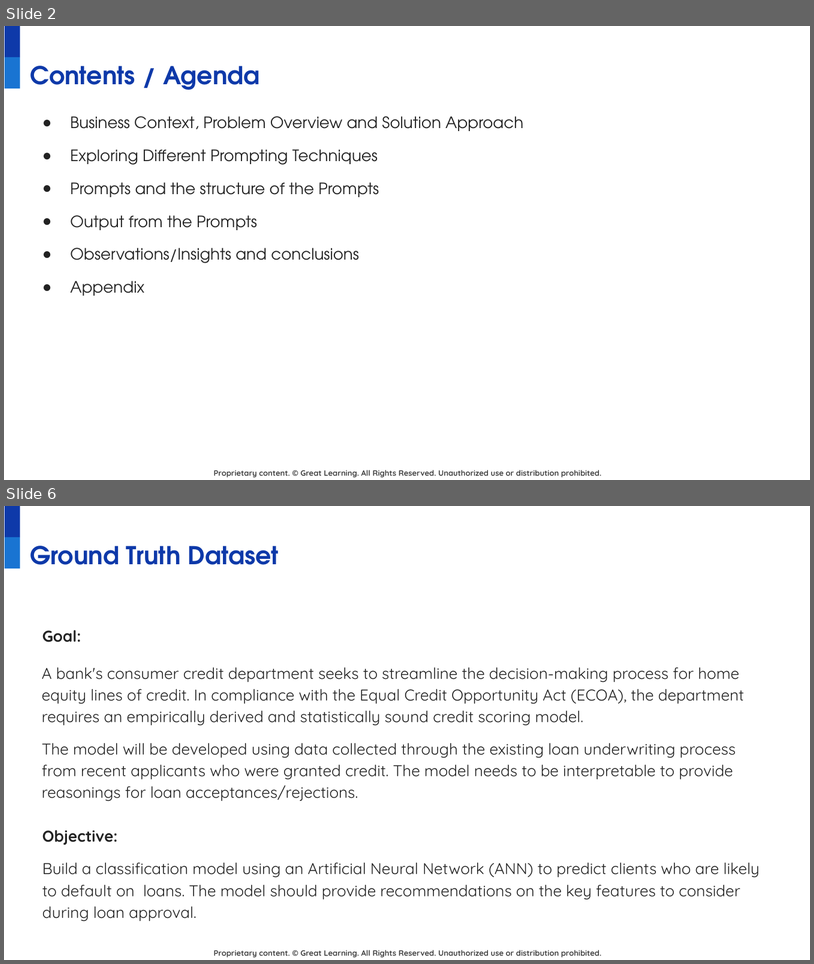
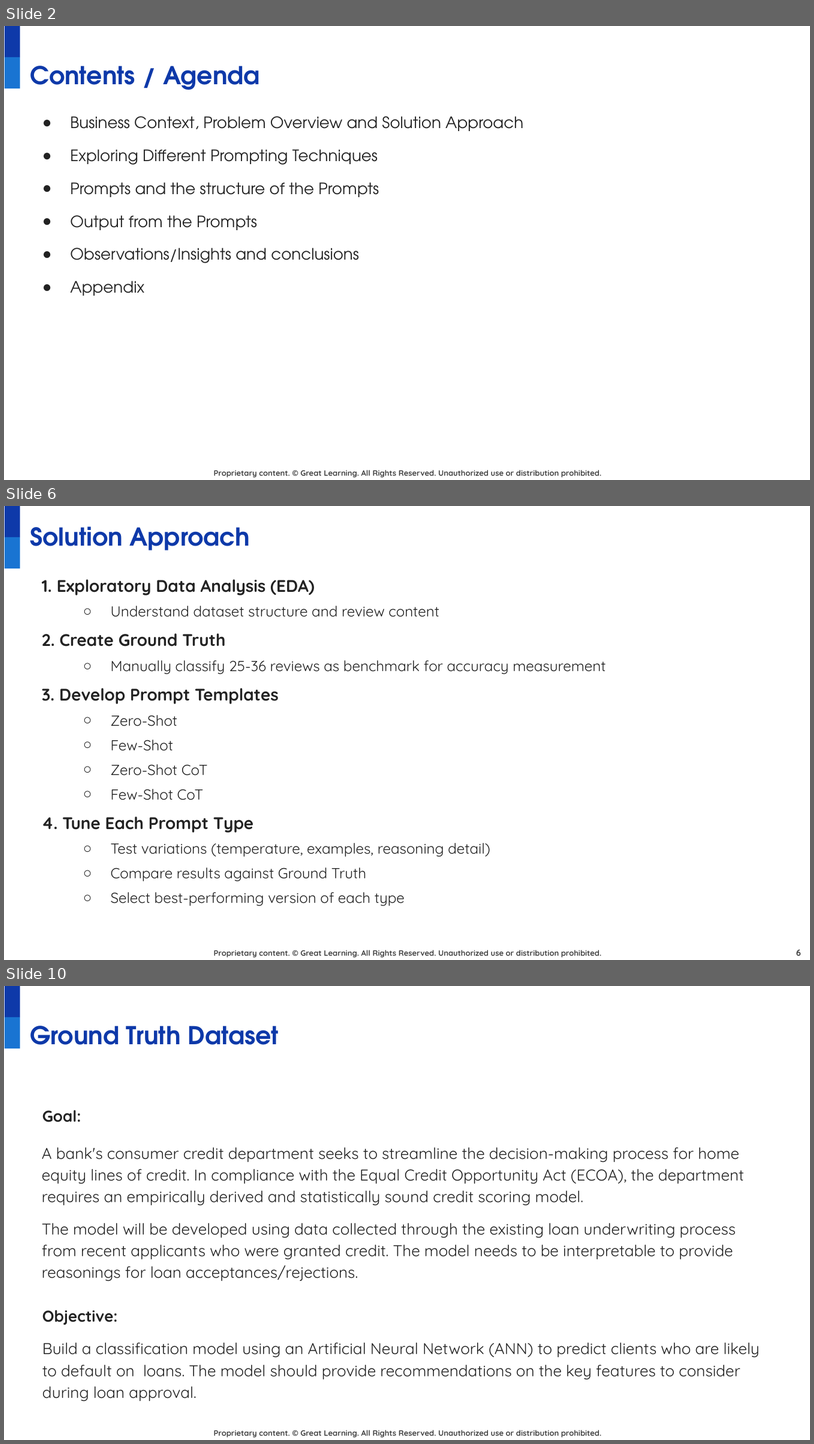
Before and after one commit to juanbucz/GreatLearning-TermProjects, a slide deck: GenAI-Powered Food Delivery Sentiment Analysis/Project Presentation - Business Applications of GenAI - John Buczkowski.pptx. Shown one above the other, each under a label of ours: slides 2 and 6 before the commit, slides 2, 6 and 10 after it; the slides between them are not shown. The pictures are 814x964 and 814x1444 pixels, drawn with LibreOffice and Linux fonts; fonts in the diff are those of the drawing; background and template pictures are left out. Boxes give left, top, right and bottom in pixels: in the first picture for what was removed or moved away, otherwise in the second. Text is boxed around its words. In the diff, an @@ line names an element or a change of style, - is before the commit and + after.

Commit message:
GenAI - Food Delivery Sentiment Analysis - Incremental checkin. Added Jupyter workbook.

```diff
--- a/GenAI-Powered Food Delivery Sentiment Analysis/Project Presentation - Business Applications of GenAI - John Buczkowski.pptx
+++ b/GenAI-Powered Food Delivery Sentiment Analysis/Project Presentation - Business Applications of GenAI - John Buczkowski.pptx
@@ slide 6 added at (x1=4, y1=506, x2=810, y2=960), background #FFFFFF; not listed: 3 template elements that a slide beside it also shows @@
@@ title added at (x1=30, y1=526, x2=251, y2=550), 22 pt, text #0E39A9, bold @@
+Solution Approach
@@ text added at (x1=42, y1=579, x2=606, y2=906), 13 pt, text #222222 @@
+1. Exploratory Data Analysis (EDA)
+  ○ Understand dataset structure and review content
+2. Create Ground Truth
+  ○ Manually classify 25-36 reviews as benchmark for accuracy measurement
+3. Develop Prompt Templates
+  ○ Zero-Shot
+  ○ Few-Shot
+  ○ Zero-Shot CoT
+  ○ Few-Shot CoT
+4. Tune Each Prompt Type
+  ○ Test variations (temperature, examples, reasoning detail)
+  ○ Compare results against Ground Truth
+  ○ Select best-performing version of each type
@@ page number added at (x1=797, y1=949, x2=801, y2=955), 8 pt, text #434343, bold @@
+6
@@ what was slide 6 is now slide 10 @@
```
Also in this commit, not shown: 1 slide changed, 6 other slides added, 2 slides removed, 1 other file.
